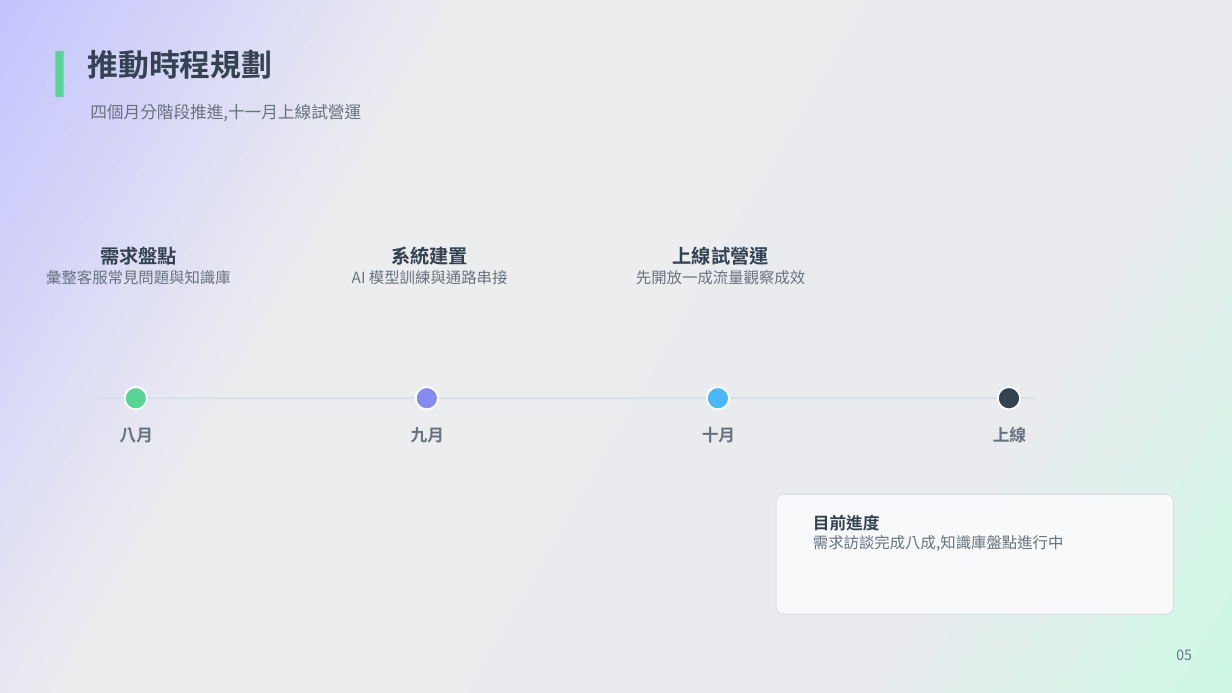
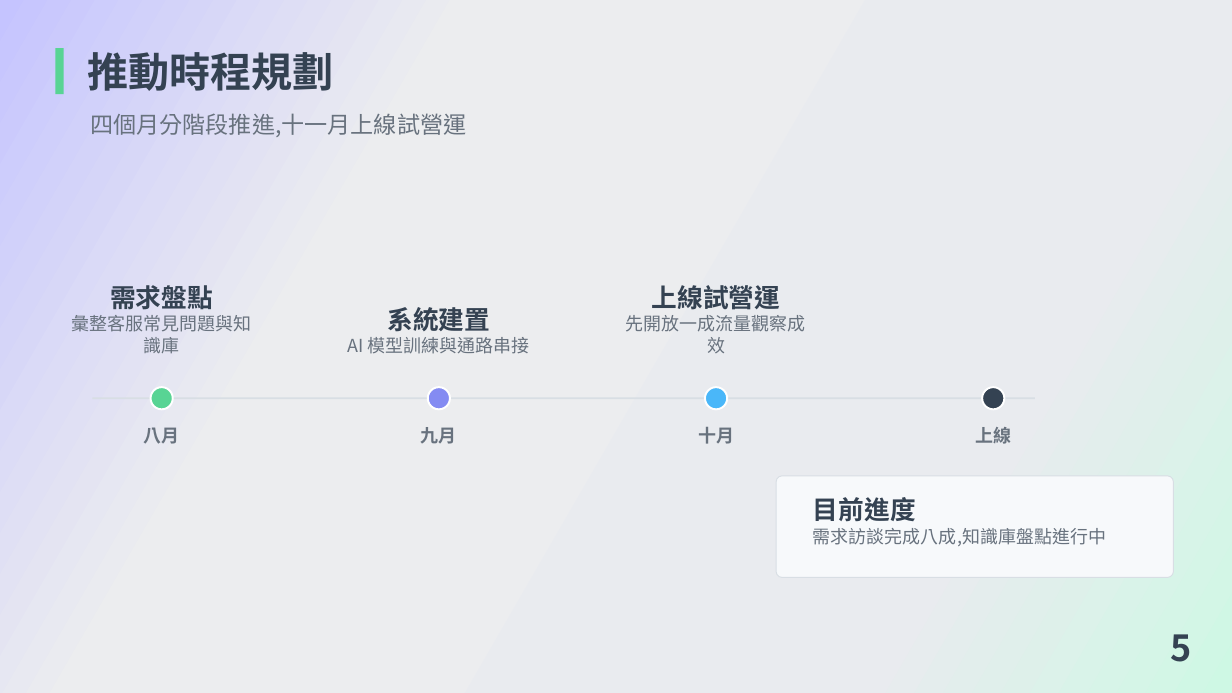
Before and after one commit to bhathko/cub-deck-builder, a slide deck: slide 5 of gpts_experiment_b/examples/demo_deck_expB.pptx. Drawn at 1232x693 pixels with LibreOffice and Linux fonts; fonts in the diff are those of the drawing; background and template pictures are left out. Boxes give left, top, right and bottom in pixels: in the first picture for what was removed or moved away, otherwise in the second. Text is boxed around its words. In the diff, an @@ line names an element or a change of style, - is before the commit and + after.

```diff
--- a/gpts_experiment_b/examples/demo_deck_expB.pptx
+++ b/gpts_experiment_b/examples/demo_deck_expB.pptx
@@ text "推動時程規劃" at [88, 52, 334, 91]: size 24 to 32 pt @@
@@ text "四個月分階段推進,十一月上線試營運": place and size @@
-text "四個月分階段推進,十一月上線試營運" at [90, 104, 361, 121]
+text "四個月分階段推進,十一月上線試營運" at [90, 113, 466, 137]
@@ text "四個月分階段推進,十一月上線試營運" at [90, 113, 466, 137]: size 13 to 18 pt @@
@@ text "需求盤點": place and size @@
-text "需求盤點" at [46, 247, 231, 284]
+text "需求盤點" at [72, 285, 252, 353]
@@ text "需求盤點" at [72, 285, 252, 353]: size 15 to 20 pt in "需求盤點"; size 12 to 14 pt in "彙整客服常見問題與知識庫"; vertical alignment top to bottom @@
@@ text "系統建置": place and size @@
-text "系統建置" at [352, 247, 507, 284]
+text "系統建置" at [348, 307, 530, 354]
@@ text "系統建置" at [348, 307, 530, 354]: size 15 to 20 pt in "系統建置"; size 12 to 14 pt in "AI 模型訓練與通路串接"; vertical alignment top to bottom @@
@@ text "上線試營運" at [626, 285, 806, 353]: size 15 to 20 pt in "上線試營運"; size 12 to 14 pt in "先開放一成流量觀察成效"; vertical alignment top to bottom @@
@@ ellipse: place and size @@
-ellipse at [125, 387, 147, 409]
+ellipse at [151, 387, 173, 409]
@@ ellipse: place and size @@
-ellipse at [416, 387, 438, 409]
+ellipse at [428, 387, 450, 409]
@@ ellipse: place and size @@
-ellipse at [998, 387, 1020, 409]
+ellipse at [982, 387, 1005, 409]
@@ size 13 to 14 pt in 4 elements at [698, 427, 734, 444], [421, 427, 457, 444], [975, 427, 1011, 444], [144, 427, 180, 444] @@
@@ text "八月": place and size @@
-text "八月" at [120, 427, 153, 443]
+text "八月" at [144, 427, 180, 444]
@@ text "九月": place and size @@
-text "九月" at [411, 427, 444, 443]
+text "九月" at [421, 427, 457, 444]
@@ text "上線": place and size @@
-text "上線" at [993, 427, 1026, 443]
+text "上線" at [975, 427, 1011, 444]
@@ rounded rectangle: place and size @@
-rounded rectangle at [776, 494, 1174, 615]
+rounded rectangle at [776, 476, 1174, 578]
@@ text "目前進度": place and size @@
-text "目前進度" at [813, 515, 1064, 551]
+text "目前進度" at [813, 497, 1106, 546]
@@ text "目前進度" at [813, 497, 1106, 546]: size 13 to 20 pt in "目前進度"; size 12 to 14 pt in "需求訪談完成八成,知識庫盤點進行中" @@
@@ text at [1171, 634, 1192, 662]: text changed; size 11 to 28 pt; text colour #68727E to #344252; bold on @@
-05
+5
```
Also in this commit, not shown: 2 other slides changed, 3 other files.
